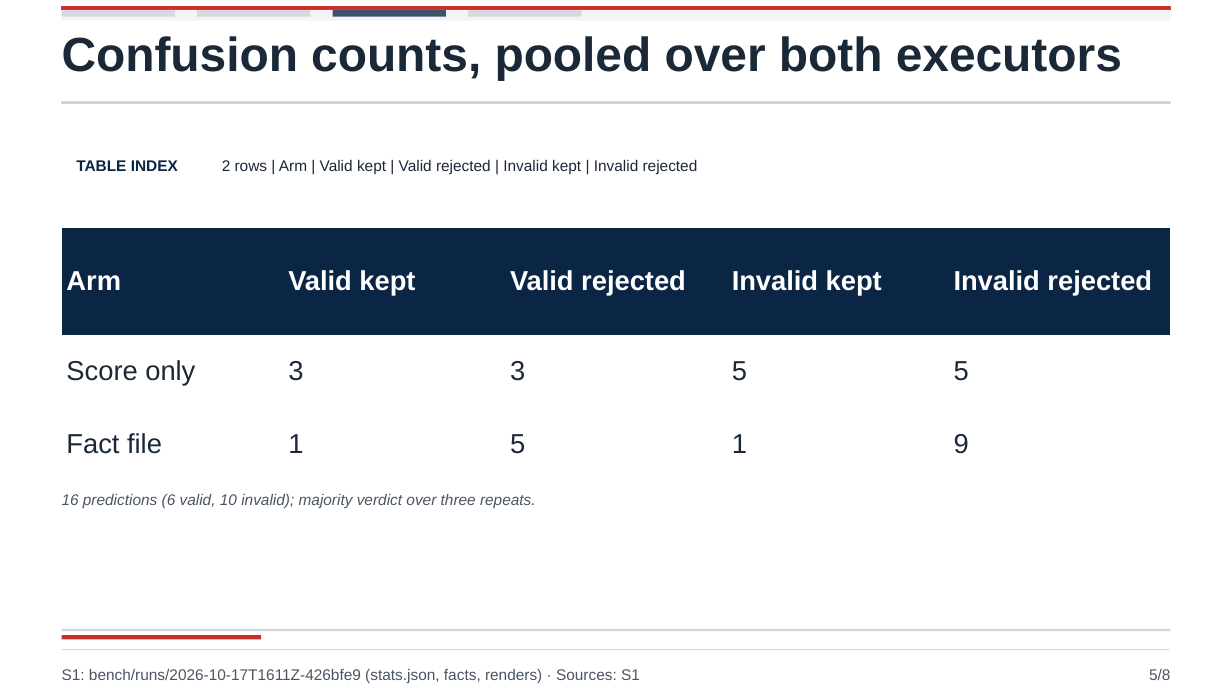
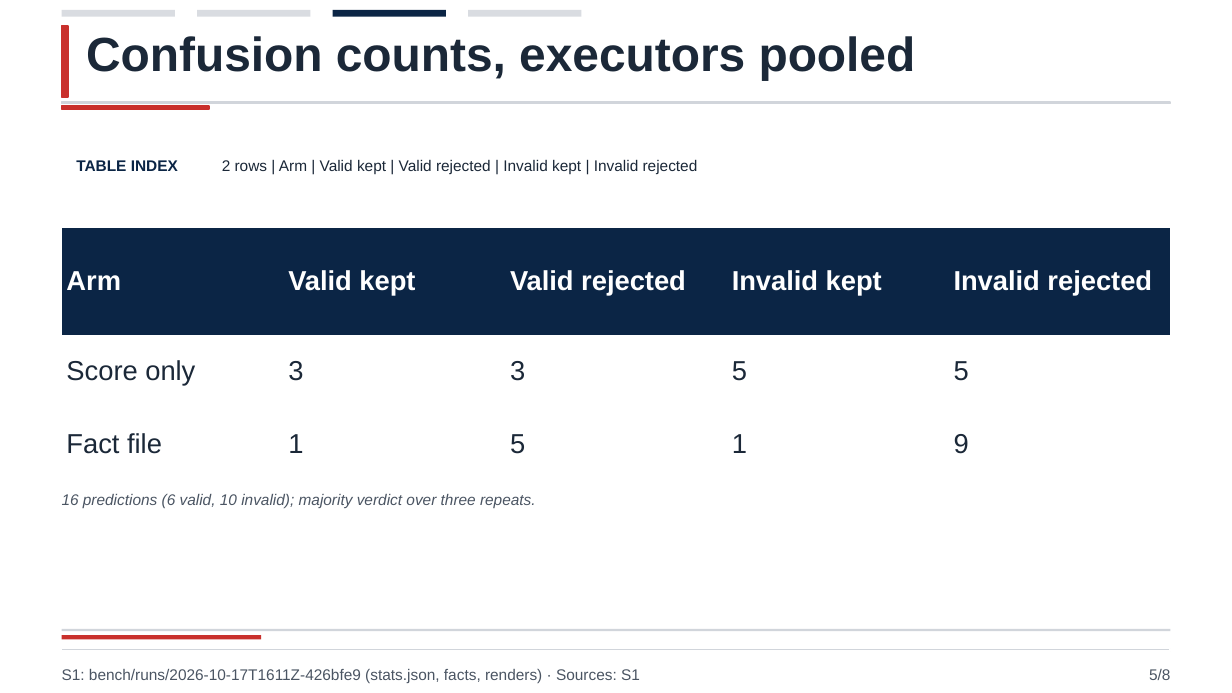
Before and after one commit to persistentepiphany/harness-hackathon, a slide deck: slide 5 of bench/runs/2026-10-17T1611Z-426bfe9/results/deck.pptx. Drawn at 1232x693 pixels with LibreOffice and Linux fonts; fonts in the diff are those of the drawing. Boxes give left, top, right and bottom in pixels: in the first picture for what was removed or moved away, otherwise in the second. Text is boxed around its words. In the diff, an @@ line names an element or a change of style, - is before the commit and + after.

```diff
--- a/bench/runs/2026-10-17T1611Z-426bfe9/results/deck.pptx
+++ b/bench/runs/2026-10-17T1611Z-426bfe9/results/deck.pptx
@@ rectangle removed at [62,7,1170,10] @@
@@ rectangle removed at [62,10,1170,21] @@
@@ rectangle added at [62,26,69,97], fill #C9302C, outline #C9302C 1 pt @@
@@ text at [86,36,916,80]: text changed @@
-Confusion counts, pooled over both executors
+Confusion counts, executors pooled
@@ rectangle added at [62,106,209,110], fill #C9302C, outline #C9302C 1 pt @@
```
Also in this commit, not shown: 5 other slides changed, 36 other files.
